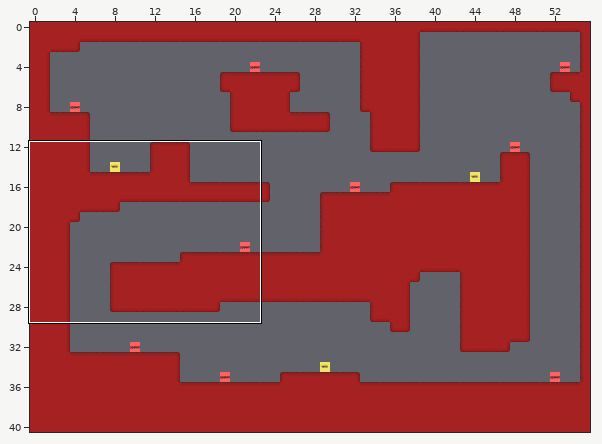
Two versions of a level (Tiled map, GlamourJam/GlamourJamContent/testmap.tmx). The picture above shows the old version from afar; the outline marks the close-up.
Close-up. First the earlier version:
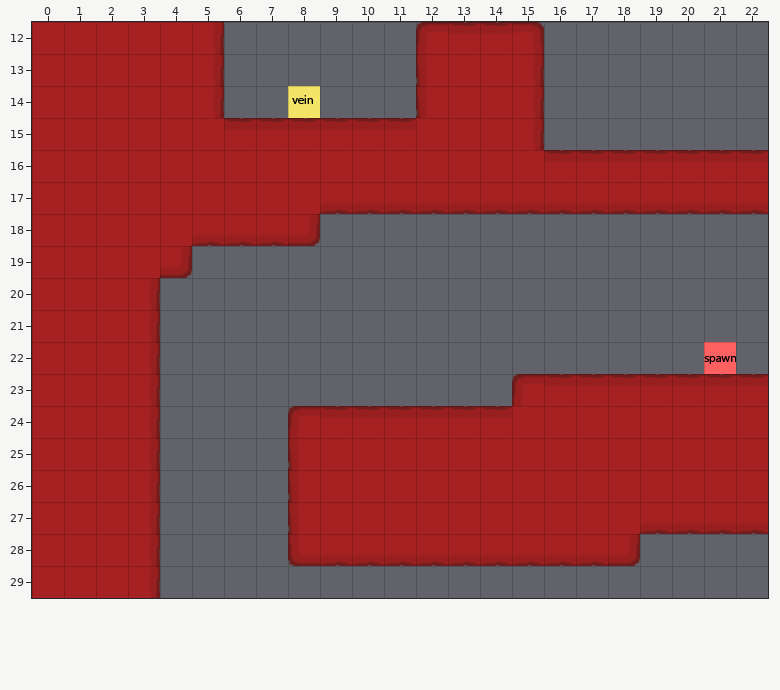
Cells are 32x32 px. Shown: x 0..22, y 12..29. The commit also changed other parts of the map, which this record leaves out.
And afterwards:
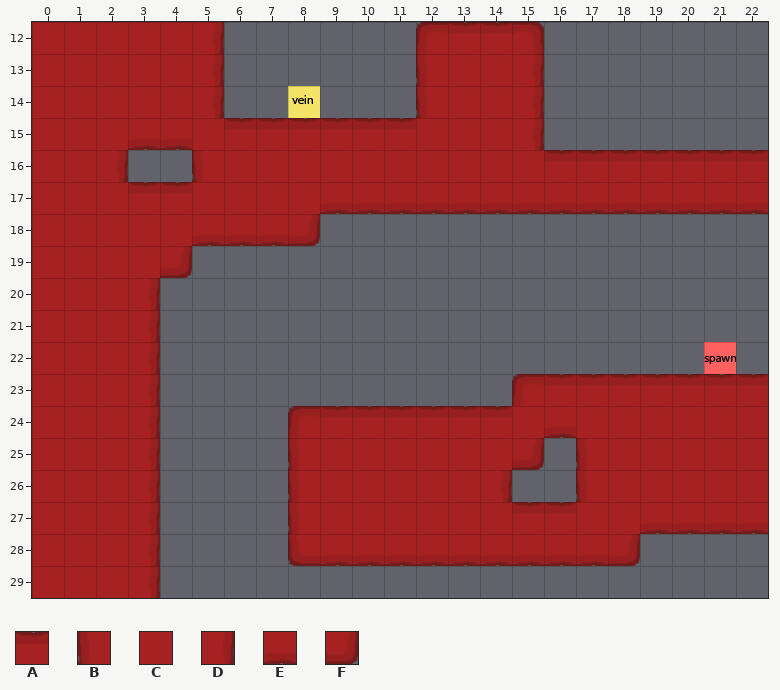
Key: from "tileset32": A 5, B 8, C 9, D 10, E 13, F 14.
_ is an empty cell.
Edits made:
Layer "Tile Layer 1":
y 15: x 3..4 CC -> EE
y 16: x 2..5 CCCC -> D__B
y 17: x 3..4 CC -> AA
y 24: x 16 C -> E
y 25: x 15..17 CCC -> F_B
y 26: x 14..17 CCCC -> D__B
y 27: x 15..16 CC -> AA
Boxes around the changes in both close-ups, in picture pixels (x1, y1, x2, y2):
changed: (117, 140, 203, 194)
changed: (501, 428, 587, 514)
